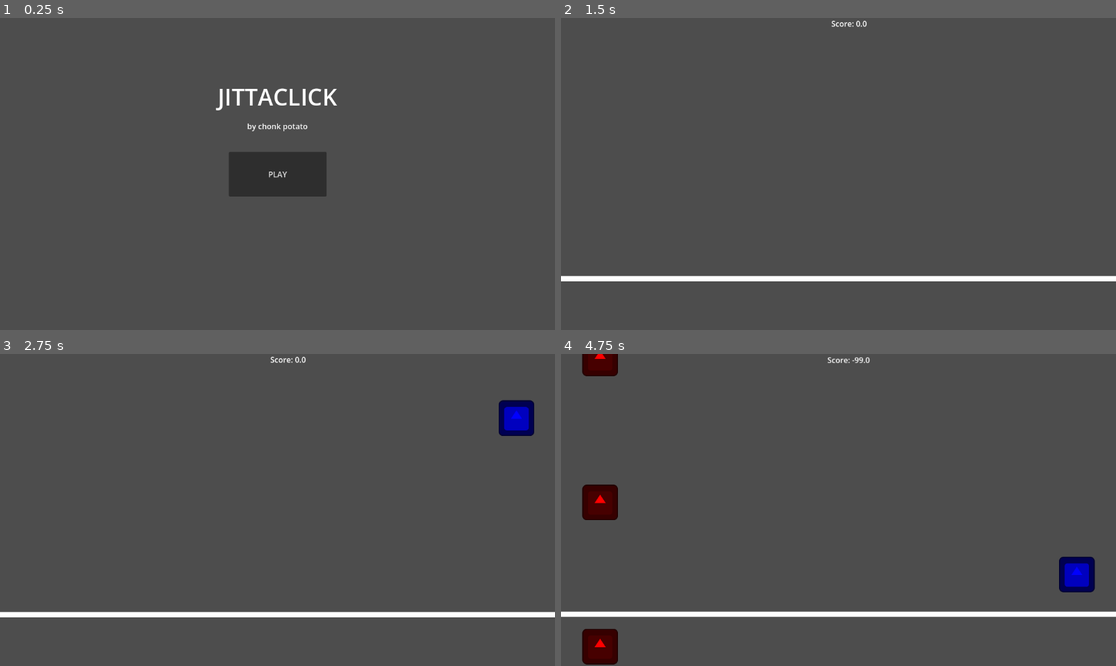
Above: before the commit, frames 1-4 (two rows, left to right).
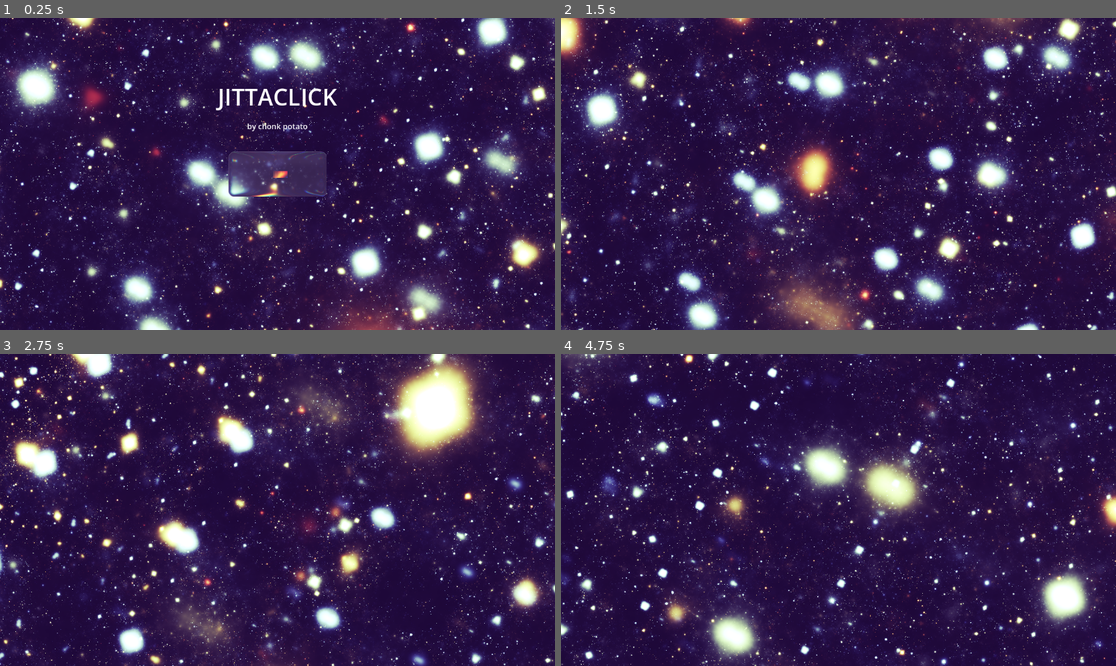
Above: after the commit, the same moments.

Repository: thechonkpotato/jittaclick
Game: Godot game, scene res://scenes/main_menu.tscn
The game is run twice, just before and just after one commit, with the same random seed, the same clock (stepped at 60 frames per second) and the same inputs. The engine's default icon, where the game draws it, is replaced by a stand-in: a white triangle on a blue panel in a dark square.
Inputs:
- Up to frame 1 (0.25 s): no input
- Up to frame 2 (1.5 s): click "PLAY" at 0.5 s; tap Enter (ui_accept) at 1.25 s; hold Right (right) from 1.28 s (still down)
- Up to frame 3 (2.75 s): tap Enter (ui_accept) at 1.52, 2.27 s; release Right (right) at 2.03 s; hold Left (left) from 2.03 s (still down)
- Up to frame 4 (4.75 s): release Left (left) at 2.78 s; hold Right (right) 2.78-4.28 s; tap Enter (ui_accept) at 3.77, 4.52 s; hold Left (left) from 4.28 s (still down)

The runs differ from the first frame. In frame 1, 99% of the frame differs, in the area x 0-100%, y 0-100%; in frame 2, 99%; in frame 3, 98%; in frame 4, 99%.

Commit message:
feat: Add globals

Diff:
--- /dev/null
+++ b/assets/shaders/galaxy.gdshader
@@ -0,0 +1,90 @@
+shader_type canvas_item;
+render_mode unshaded;
+
+uniform int iterations = 20;
+uniform float formuparam = 1.00;
+
+uniform int volsteps = 20;
+uniform float stepsize = 0.1;
+
+uniform float zoom = 0.800;
+uniform float tile = 0.5;
+uniform float speed = 0.001;
+
+uniform float brightness = 0.002;
+uniform float darkmatter = 0.100;
+uniform float distfading = 0.650;
+uniform float saturation = 0.750;
+
+uniform vec2 iResolution = vec2(192, 192);
+uniform vec2 iMouse = vec2(0,0);
+
+float SCurve (float value) {
+
+    if (value < 0.5)
+    {
+        return value * value * value * value * value * 16.0;
+    }
+
+    value -= 1.0;
+
+    return value * value * value * value * value * 16.0 + 1.0;
+}
+
+void fragment()
+{
+	//get coords and direction
+	vec2 uv=FRAGCOORD.xy/iResolution.xy-.5;
+	uv.y*=iResolution.y/iResolution.x;
+	vec3 dir=vec3(uv*zoom,1.);
+	float time=TIME*speed+.25;
+
+	//mouse rotation
+	float a1=0.5+iMouse.x/iResolution.x*2.;
+	float a2=0.8+iMouse.y/iResolution.y*2.;
+	mat2 rot1=mat2(vec2(cos(a1),sin(a1)),vec2(-sin(a1),cos(a1)));
+	mat2 rot2=mat2(vec2(cos(a2),sin(a2)),vec2(-sin(a2),cos(a2)));
+	dir.xy*=rot1;
+	dir.xz*=rot2;
+	vec3 from=vec3(1.0,0.5,0.5);
+	from-=vec3(0.0,time,0.0);
+	from.xz*=rot1;
+	from.xy*=rot2;
+
+	//volumetric rendering
+	float s=0.1,fade=1.;
+	vec3 v=vec3(0.);
+	for (int r=0; r<volsteps; r++) {
+		vec3 p=from+s*dir*0.5;
+		p = abs(vec3(tile)-mod(p,vec3(tile*2.))); // tiling fold
+		float pa,a=pa=0.;
+		for (int i=0; i<iterations; i++) {
+			p=abs(p)/dot(p,p)-formuparam; // the magic formula
+			a+=abs(length(p)-pa); // absolute sum of average change
+			pa=length(p);
+		}
+		float dm=max(0.,darkmatter-a*a*.001); //dark matter
+		a = pow(a, 2.3); // add contrast
+		if (r>6) fade*=1.-dm; // dark matter, don't render near
+		//v+=vec3(dm,dm*.5,0.);
+		v+=fade;
+		v+=vec3(s,s*s,s*s*s*s)*a*brightness*fade; // coloring based on distance
+		fade*=distfading; // distance fading
+		s+=stepsize;
+	}
+
+	v=mix(vec3(length(v)),v,saturation); //color adjust
+
+    vec4 C = vec4(v*.01,1.);
+
+     	C.r = pow(C.r, 0.35);
+ 	 	C.g = pow(C.g, 0.36);
+ 	 	C.b = pow(C.b, 0.38);
+
+    vec4 L = C;
+
+    COLOR.r = mix(L.r, SCurve(C.r), 0.7);
+    COLOR.g = mix(L.g, SCurve(C.g), 1.0);
+    COLOR.b = mix(L.b, SCurve(C.b), 0.2);
+
+}
--- /dev/null
+++ b/assets/shaders/galaxy.tres
@@ -0,0 +1,19 @@
+[gd_resource type="ShaderMaterial" format=3 uid="uid://cu1k78cv6jnsi"]
+
+[ext_resource type="Shader" uid="uid://cwyvj1kxer74k" path="res://assets/shaders/galaxy.gdshader" id="1_t8p5f"]
+
+[resource]
+shader = ExtResource("1_t8p5f")
+shader_parameter/iterations = 20
+shader_parameter/formuparam = 1.0
+shader_parameter/volsteps = 20
+shader_parameter/stepsize = 0.275
+shader_parameter/zoom = 0.8
+shader_parameter/tile = 0.5
+shader_parameter/speed = 0.191
+shader_parameter/brightness = 0.022
+shader_parameter/darkmatter = 0.925
+shader_parameter/distfading = 0.62
+shader_parameter/saturation = 0.75
+shader_parameter/iResolution = Vector2(192, 192)
+shader_parameter/iMouse = Vector2(0, 0)
--- /dev/null
+++ b/assets/shaders/liquidglass.gdshader
@@ -0,0 +1,79 @@
+shader_type canvas_item;
+
+// Liquid Glass UI Shader v2 - by sentinelcmd
+
+uniform sampler2D screen_texture : hint_screen_texture, filter_linear_mipmap;
+
+uniform float blur : hint_range(0.0, 8.0) = 3.5;
+uniform float warp_intensity : hint_range(0.0, 1.0) = 0.4;
+uniform float strength_x : hint_range(0.0, 50.0) = 12.0;
+uniform float strength_y : hint_range(0.0, 50.0) = 12.0;
+uniform float offset_x : hint_range(-1.0, 1.0) = 0.0;
+uniform float offset_y : hint_range(-1.0, 1.0) = 0.0;
+
+uniform float corner_radius : hint_range(0.0, 1.0) = 0.3;
+uniform float edge_smoothness : hint_range(0.5, 3.0) = 1.0;
+
+uniform vec4 tint : source_color = vec4(0.95, 0.97, 1.0, 0.12);
+uniform vec4 edge_highlight : source_color = vec4(1.0, 1.0, 1.0, 0.3);
+uniform float edge_width : hint_range(0.0, 10.0) = 1.5;
+uniform float chromatic_strength : hint_range(0.0, 5.0) = 5.0;
+
+float rounded_box(vec2 p, vec2 b, float r) {
+    vec2 q = abs(p) - b + r;
+    return min(max(q.x, q.y), 0.0) + length(max(q, 0.0)) - r;
+}
+
+void fragment() {
+    float dx = dFdx(UV.x);
+    float dy = dFdy(UV.y);
+
+    dx = sign(dx) * max(abs(dx), 0.0001);
+    dy = sign(dy) * max(abs(dy), 0.0001);
+
+    vec2 size = abs(vec2(1.0 / dx, 1.0 / dy));
+
+    size = clamp(size, vec2(1.0), vec2(4096.0));
+
+    vec2 half_size = size * 0.5;
+    vec2 pixel = UV * size;
+    vec2 centered = pixel - half_size;
+
+    float max_r = min(half_size.x, half_size.y);
+    float r = corner_radius * max_r;
+
+    float sdf = rounded_box(centered, half_size, r);
+    float alpha = 1.0 - smoothstep(-edge_smoothness, edge_smoothness, sdf);
+
+    if (alpha < 0.001) {
+        discard;
+    }
+
+    float max_dist = min(half_size.x, half_size.y) * 0.5;
+    float w = clamp(-sdf / max_dist, 0.0, 1.0);
+
+    vec2 uv_dir = length(centered) > 0.001 ? normalize(centered) : vec2(0.0, 1.0);
+
+    float exp_x = exp(-strength_x * pow(w + offset_x, 2.0));
+    float exp_y = exp(-strength_y * pow(w + offset_y, 2.0));
+    vec2 warp_offset = uv_dir * vec2(exp_x, exp_y) * warp_intensity / 10.0;
+    vec2 warped_uv = SCREEN_UV - warp_offset;
+
+    float edge_proximity = 1.0 - w;
+    vec2 chroma_offset = uv_dir * edge_proximity * chromatic_strength * SCREEN_PIXEL_SIZE;
+
+    float bg_r = textureLod(screen_texture, warped_uv - chroma_offset, blur).r;
+    float bg_g = textureLod(screen_texture, warped_uv, blur).g;
+    float bg_b = textureLod(screen_texture, warped_uv + chroma_offset, blur).b;
+    vec3 bg = vec3(bg_r, bg_g, bg_b);
+
+    vec3 color = mix(bg, tint.rgb, tint.a);
+
+    float edge = 1.0 - smoothstep(0.0, edge_width, -sdf);
+    edge *= step(sdf, 0.0);
+    color = mix(color, edge_highlight.rgb, edge * edge_highlight.a);
+
+    color += vec3(smoothstep(0.4, 0.0, UV.y) * 0.08 * w);
+
+    COLOR = vec4(color, alpha);
+}
--- /dev/null
+++ b/assets/shaders/liquidglass.tres
@@ -0,0 +1,18 @@
+[gd_resource type="ShaderMaterial" format=3 uid="uid://b060qrp68apiv"]
+
+[ext_resource type="Shader" uid="uid://dxc31xjd2t3ww" path="res://assets/shaders/liquidglass.gdshader" id="1_iycwo"]
+
+[resource]
+shader = ExtResource("1_iycwo")
+shader_parameter/blur = 3.5
+shader_parameter/warp_intensity = 0.4
+shader_parameter/strength_x = 12.0
+shader_parameter/strength_y = 12.0
+shader_parameter/offset_x = 0.0
+shader_parameter/offset_y = 0.0
+shader_parameter/corner_radius = 0.3
+shader_parameter/edge_smoothness = 1.0
+shader_parameter/tint = Color(0.95, 0.97, 1, 0.12)
+shader_parameter/edge_highlight = Color(1, 1, 1, 0.3)
+shader_parameter/edge_width = 1.5
+shader_parameter/chromatic_strength = 5.0
--- a/scenes/main.tscn
+++ b/scenes/main.tscn
@@ -3,11 +3,41 @@
 [ext_resource type="Script" uid="uid://73avcwnhpuhm" path="res://scripts/input_manager.gd" id="1_sugp2"]
 [ext_resource type="AudioStream" uid="uid://uqhf5lxu5psd" path="res://assets/sounds/632686.mp3" id="2_jyhfs"]
 [ext_resource type="Script" uid="uid://b24snu7kp0hxq" path="res://scripts/block_manager.gd" id="2_tbgi4"]
+[ext_resource type="Material" uid="uid://cu1k78cv6jnsi" path="res://assets/shaders/galaxy.tres" id="2_tefeu"]
 [ext_resource type="AudioStream" uid="uid://bfau6rjt18aa2" path="res://assets/sounds/freesound_community-metronome-85688.mp3" id="3_tbgi4"]
 [ext_resource type="PackedScene" uid="uid://clykywk8ym0m3" path="res://scenes/beatmap_reader.tscn" id="5_tbgi4"]
 
+[sub_resource type="LabelSettings" id="LabelSettings_tbgi4"]
+font_size = 32
+
 [node name="Main" type="Node2D" unique_id=138117711]
 script = ExtResource("1_sugp2")
+
+[node name="CanvasLayer" type="CanvasLayer" parent="." unique_id=944862514]
+
+[node name="ScoreLabel" type="Label" parent="CanvasLayer" unique_id=826070569]
+anchors_preset = -1
+anchor_left = 0.44200003
+anchor_right = 0.558
+anchor_bottom = 0.093
+offset_left = -0.184021
+offset_top = 5.0
+offset_right = 0.18395996
+offset_bottom = -0.26399994
+grow_horizontal = 2
+size_flags_horizontal = 4
+text = "-"
+label_settings = SubResource("LabelSettings_tbgi4")
+horizontal_alignment = 1
+
+[node name="ColorRect" type="ColorRect" parent="CanvasLayer" unique_id=182150340]
+material = ExtResource("2_tefeu")
+anchors_preset = 15
+anchor_right = 1.0
+anchor_bottom = 1.0
+grow_horizontal = 2
+grow_vertical = 2
+color = Color(0.36810192, 0.36810198, 0.36810192, 1)
 
 [node name="Timer" type="Timer" parent="." unique_id=5127050]
 wait_time = 0.25
@@ -35,12 +65,4 @@
 
 [node name="BeatmapReader" parent="." unique_id=1851239135 instance=ExtResource("5_tbgi4")]
 
-[node name="ScoreLabel" type="Label" parent="." unique_id=826070569]
-offset_left = 353.0
-offset_right = 843.5
-offset_bottom = 65.0
-size_flags_horizontal = 4
-text = "Score: -"
-horizontal_alignment = 1
-
 [connection signal="timeout" from="Timer" to="." method="_on_timer_timeout"]
--- a/scenes/main_menu.tscn
+++ b/scenes/main_menu.tscn
@@ -1,6 +1,23 @@
 [gd_scene format=3 uid="uid://i5n37cd5tnql"]
 
 [ext_resource type="Script" uid="uid://bra80btrgwlne" path="res://scenes/main_menu.gd" id="1_l6cm7"]
+[ext_resource type="Material" uid="uid://cu1k78cv6jnsi" path="res://assets/shaders/galaxy.tres" id="2_bqqt6"]
+[ext_resource type="Shader" uid="uid://dxc31xjd2t3ww" path="res://assets/shaders/liquidglass.gdshader" id="2_ekxnf"]
+
+[sub_resource type="ShaderMaterial" id="ShaderMaterial_bqqt6"]
+shader = ExtResource("2_ekxnf")
+shader_parameter/blur = 0.6810000323475
+shader_parameter/warp_intensity = 0.4
+shader_parameter/strength_x = 12.0
+shader_parameter/strength_y = 12.0
+shader_parameter/offset_x = 0.0
+shader_parameter/offset_y = 0.0
+shader_parameter/corner_radius = 0.3
+shader_parameter/edge_smoothness = 1.0
+shader_parameter/tint = Color(0.95, 0.97, 1, 0.12)
+shader_parameter/edge_highlight = Color(1, 1, 1, 0.3)
+shader_parameter/edge_width = 1.5
+shader_parameter/chromatic_strength = 5.0
 
 [sub_resource type="LabelSettings" id="LabelSettings_vue75"]
 font_size = 48
@@ -14,7 +31,18 @@
 grow_vertical = 2
 script = ExtResource("1_l6cm7")
 
+[node name="ColorRect" type="ColorRect" parent="." unique_id=1005758859]
+material = ExtResource("2_bqqt6")
+layout_mode = 1
+anchors_preset = 15
+anchor_right = 1.0
+anchor_bottom = 1.0
+grow_horizontal = 2
+grow_vertical = 2
+color = Color(0.36810192, 0.36810198, 0.36810192, 1)
+
 [node name="Button" type="Button" parent="." unique_id=1035803599]
+material = SubResource("ShaderMaterial_bqqt6")
 layout_mode = 1
 anchors_preset = 8
 anchor_left = 0.5
--- a/scripts/globals.gd
+++ b/scripts/globals.gd
@@ -3,4 +3,4 @@
 var line_y := 0.0
 var bpm := 100.0
 var bpm_wait = 60 / bpm
-var score := 0.0
+var score := 0
--- a/scripts/input_manager.gd
+++ b/scripts/input_manager.gd
@@ -17,11 +17,13 @@
 func _process(_delta):
 	if Input.is_action_just_pressed('left'):
 		test_for_blocks('left')
+		pulse_score(Color.RED)
 
 	if Input.is_action_just_pressed('right'):
 		test_for_blocks('right')
+		pulse_score(Color.AQUA)
 
-	$ScoreLabel.text = 'Score: %s' % Globals.score
+	$CanvasLayer/ScoreLabel.text = str(Globals.score)
 
 func _on_timer_timeout():
 	pulse_camera()
@@ -43,3 +45,13 @@
 
 	$Camera2D.zoom = Vector2(0.99, 0.99)
 	tween.tween_property($Camera2D, 'zoom', Vector2(1.0, 1.0), 0.1)
+
+func pulse_score(colour: Color):
+	var tween = create_tween()
+	tween.set_trans(Tween.TRANS_SINE)
+	tween.set_ease(Tween.EASE_IN_OUT)
+
+	$CanvasLayer/ScoreLabel.scale = Vector2(1.1, 1.1)
+	$CanvasLayer/ScoreLabel.modulate = colour
+	tween.tween_property($CanvasLayer/ScoreLabel, 'scale', Vector2(1.0, 1.0), 0.1)
+	tween.tween_property($CanvasLayer/ScoreLabel, 'modulate', Color.WHITE, 0.1)
Not shown, added: assets/shaders/galaxy.gdshader.uid
Not shown, added: assets/shaders/liquidglass.gdshader.uid
